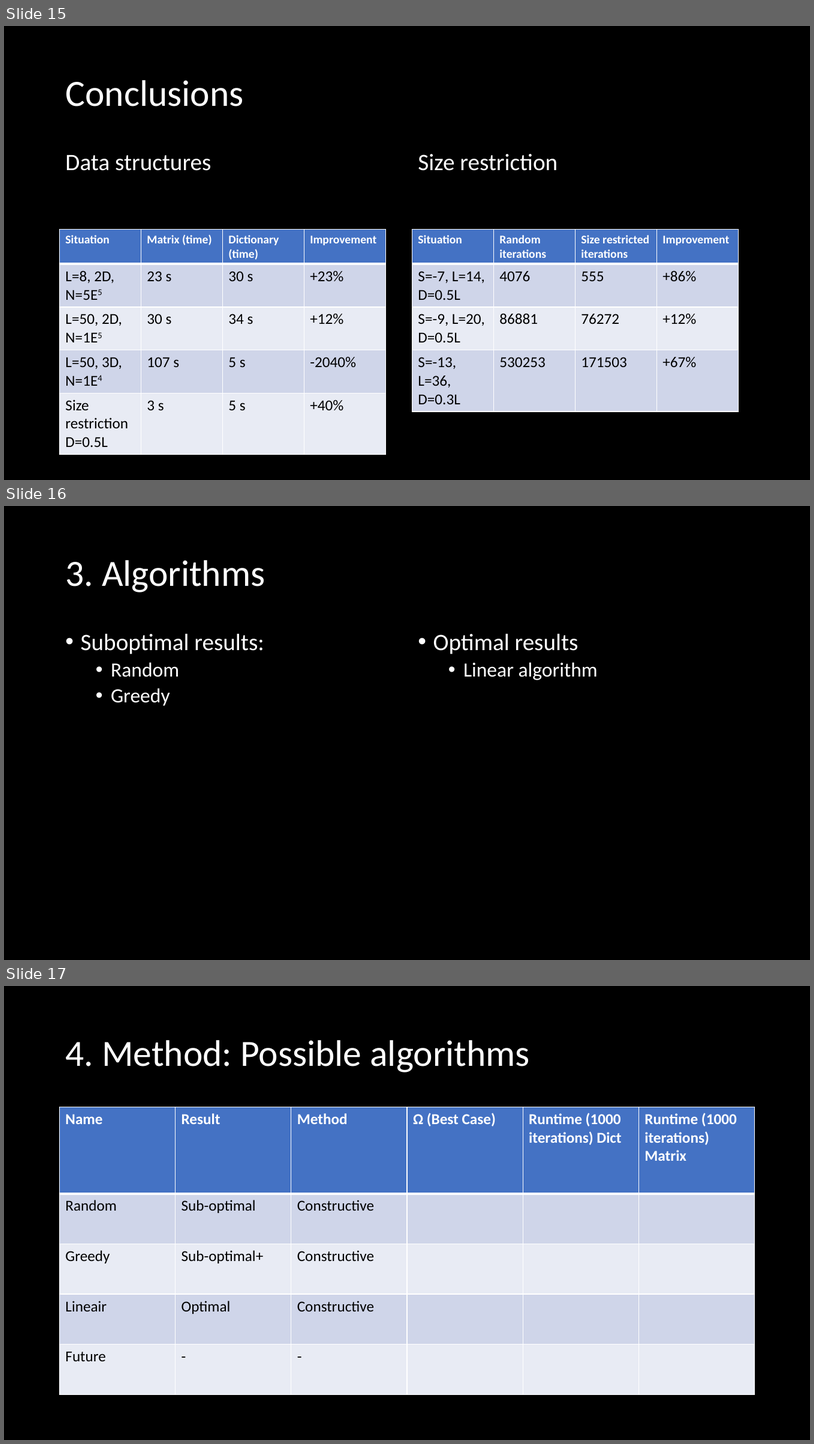
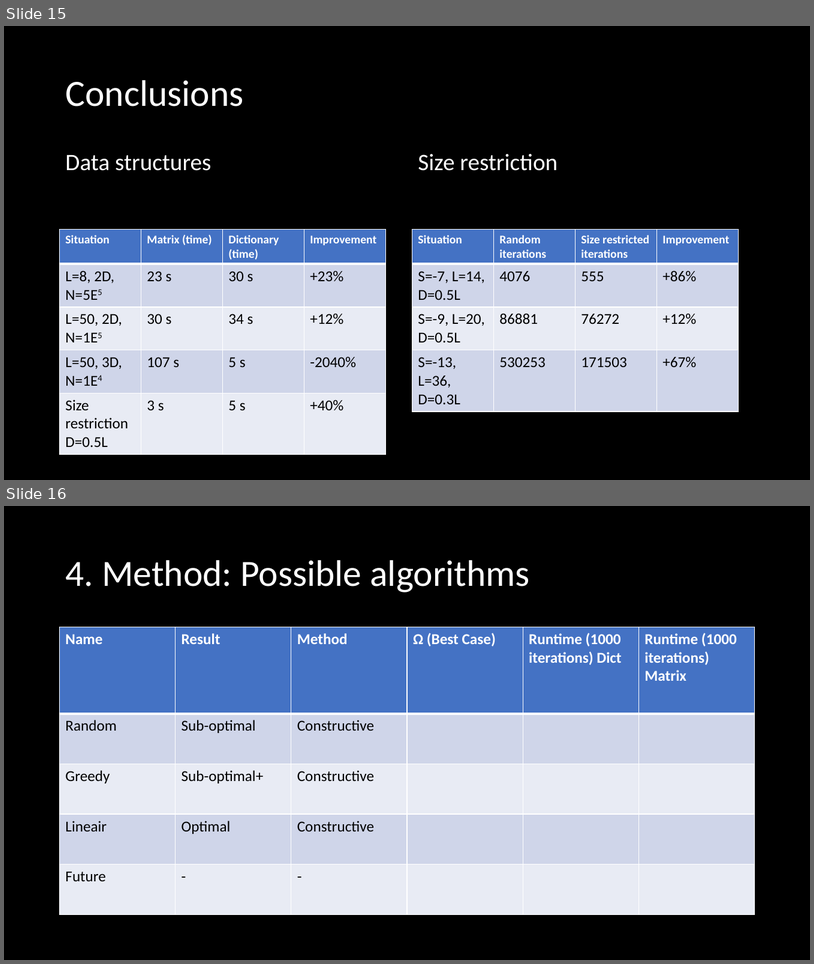
Before and after one commit to Loek21/Protein-Pow-d-er, a slide deck: Documentation/PPP, Week 2, Meeting 1.pptx. Shown one above the other, each under a label of ours: slides 15, 16 and 17 before the commit, slides 15 and 16 after it. The pictures are 814x1444 and 814x964 pixels, drawn with LibreOffice and Linux fonts; fonts in the diff are those of the drawing. Boxes give left, top, right and bottom in pixels: in the first picture for what was removed or moved away, otherwise in the second. Text is boxed around its words. In the diff, an @@ line names an element or a change of style, - is before the commit and + after.

```diff
--- a/Documentation/PPP, Week 2, Meeting 1.pptx
+++ b/Documentation/PPP, Week 2, Meeting 1.pptx
@@ slide 16 removed at [4, 506, 810, 960], background #000000 @@
@@ title removed at [65, 560, 265, 592] @@
-3. Algorithms
@@ text removed at [81, 633, 264, 706] @@
-• Suboptimal results:
-  • Random
-  • Greedy
@@ text removed at [434, 633, 598, 680] @@
-• Optimal results
-  • Linear algorithm
@@ what was slide 17 is now slide 16 @@
```
Also in this commit, not shown: 2 slides changed, 1 other slide removed, 4 other files.
